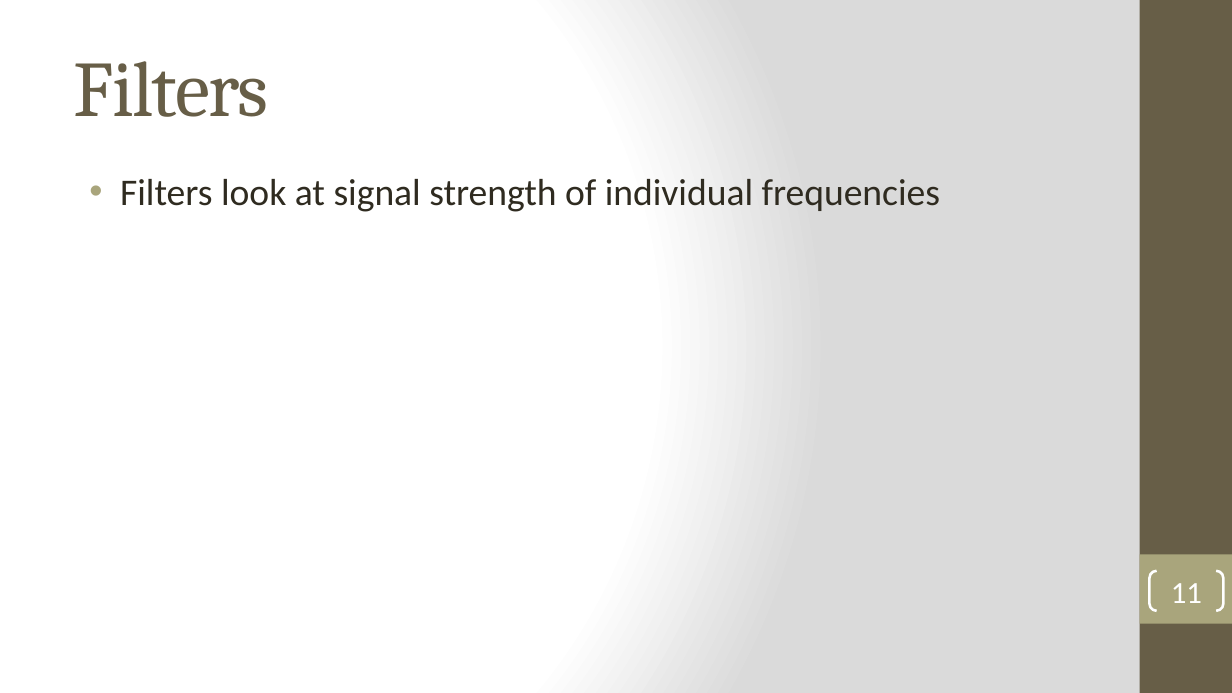
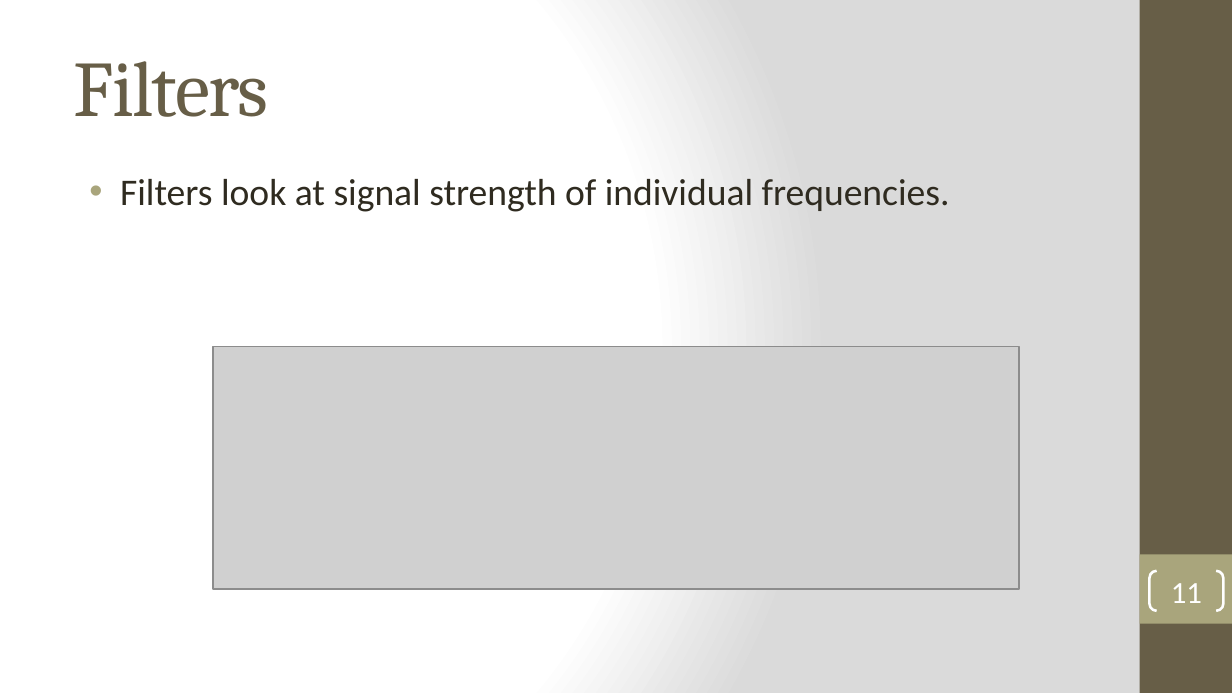
Before and after one commit to robbieford/RRXThesis, a slide deck: slide 11 of Thesis Defense.pptx. Drawn at 1232x693 pixels with LibreOffice and Linux fonts; fonts in the diff are those of the drawing; grey boxes stand for pictures. Boxes give left, top, right and bottom in pixels: in the first picture for what was removed or moved away, otherwise in the second. Text is boxed around its words. In the diff, an @@ line names an element or a change of style, - is before the commit and + after.

```diff
--- a/Thesis Defense.pptx
+++ b/Thesis Defense.pptx
@@ text at [120,179,950,212]: text changed @@
-• Filters look at signal strength of individual frequencies
+• Filters look at signal strength of individual frequencies.
@@ picture added at [213,346,1019,589] @@
```
Also in this commit, not shown: 11 other slides changed, 1 slide added, 2 slides removed, 2 other files.
